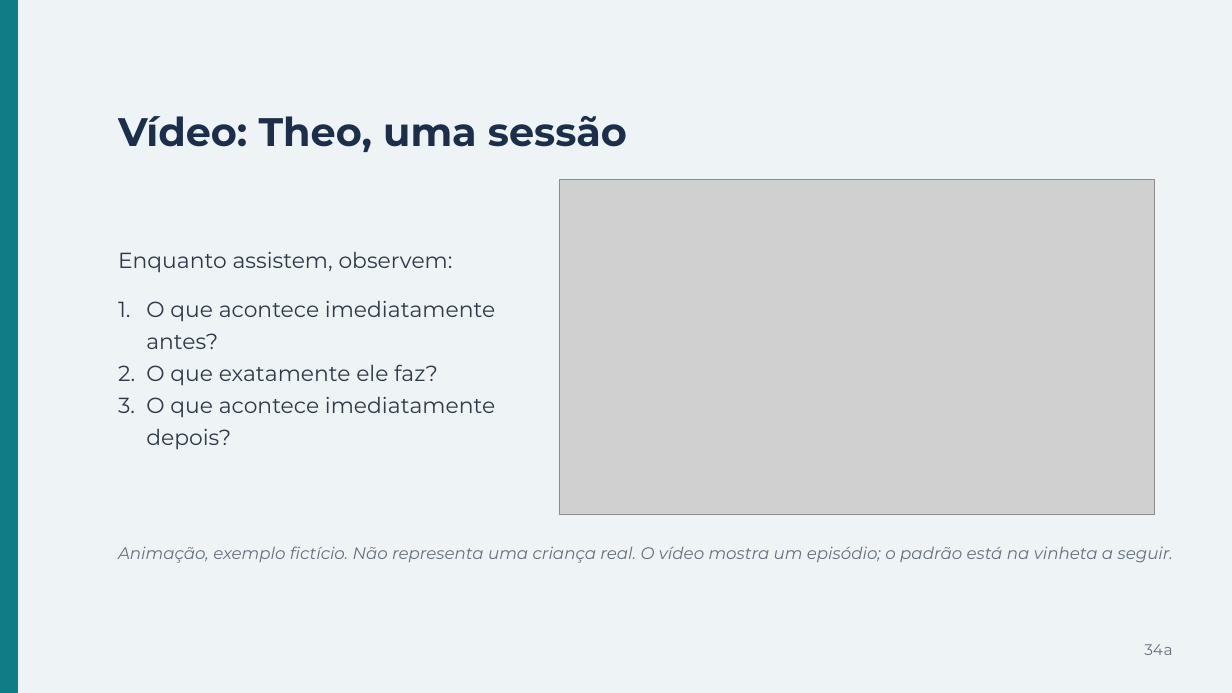
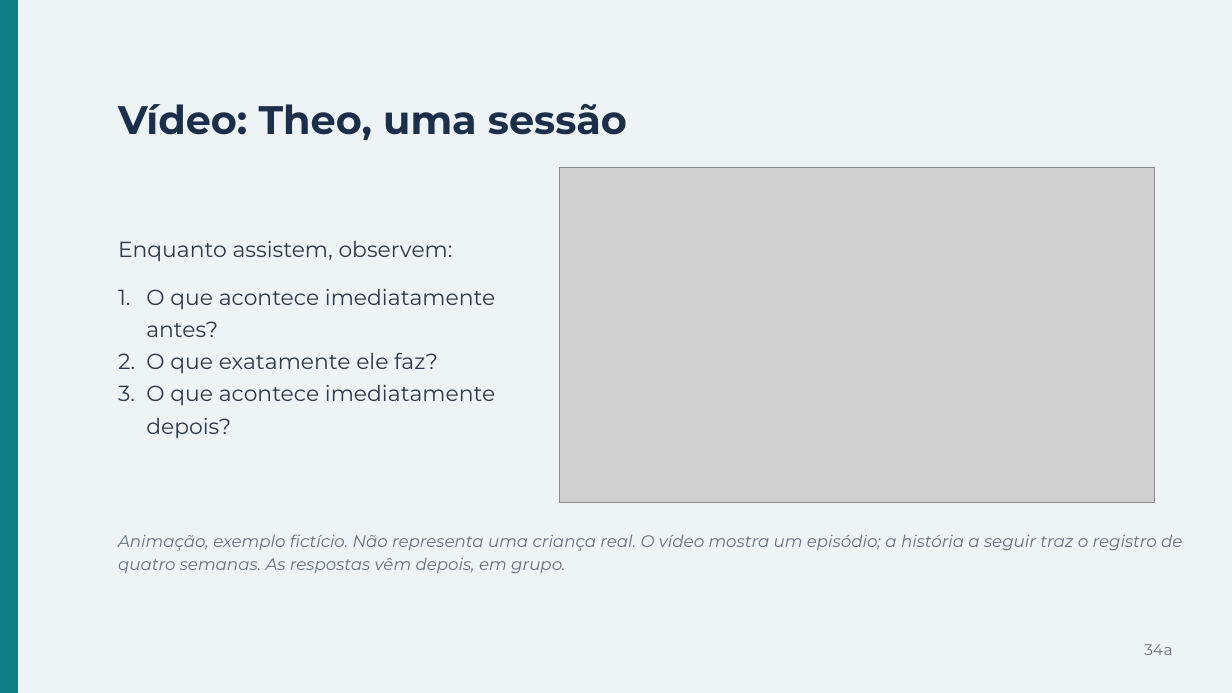
Before and after one commit to betinabinatti/CORE_WORKSHOP_ABA_TEA.md, a slide deck: slide 38 of workshop-aba-tea-lacc/apresentacao/Apresentacao_Workshop_ABA_TEA.pptx. Drawn at 1232x693 pixels with LibreOffice and Linux fonts; fonts in the diff are those of the drawing; grey boxes stand for pictures. Boxes give left, top, right and bottom in pixels: in the first picture for what was removed or moved away, otherwise in the second. Text is boxed around its words. In the diff, an @@ line names an element or a change of style, - is before the commit and + after.

```diff
--- a/workshop-aba-tea-lacc/apresentacao/Apresentacao_Workshop_ABA_TEA.pptx
+++ b/workshop-aba-tea-lacc/apresentacao/Apresentacao_Workshop_ABA_TEA.pptx
@@ 3 texts, 1 picture: place and size @@
-3 texts, 1 picture at [118,116,1155,514]
+3 texts, 1 picture at [118,104,1155,502]
@@ text at [118,534,1182,574]: text changed @@
-Animação, exemplo fictício. Não representa uma criança real. O vídeo mostra um episódio; o padrão está na vinheta a seguir.
+Animação, exemplo fictício. Não representa uma criança real. O vídeo mostra um episódio; a história a seguir traz o registro de quatro semanas. As respostas vêm depois, em grupo.
```
Also in this commit, not shown: 26 other slides changed, 1 slide added, 2 slides removed, 40 other files.
